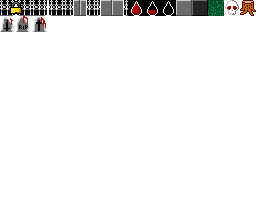
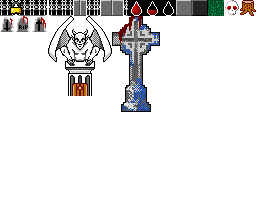
Two versions of the same layered image (256 × 212). Layer-by-layer changes:
added layer "crub sabbath" above "gargola sardu" over [left=112, top=16, right=160, bottom=112]
added layer "gargola sardu" above "rachola pisada" over [left=48, top=16, right=112, bottom=96]
